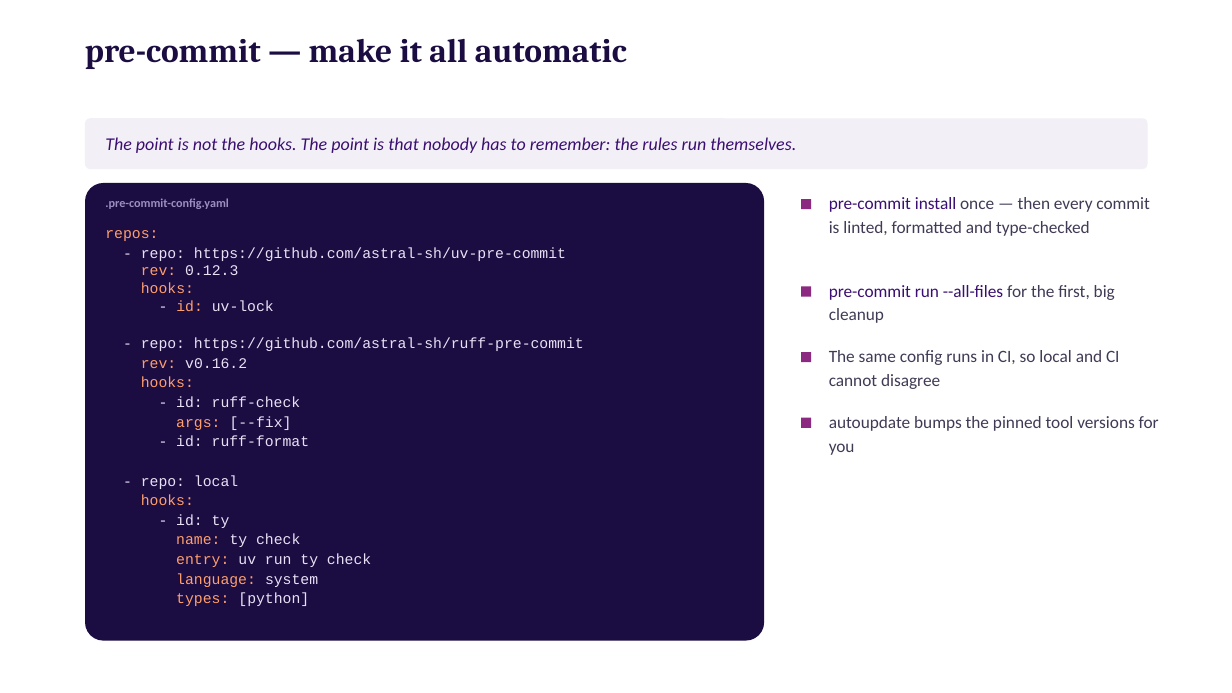
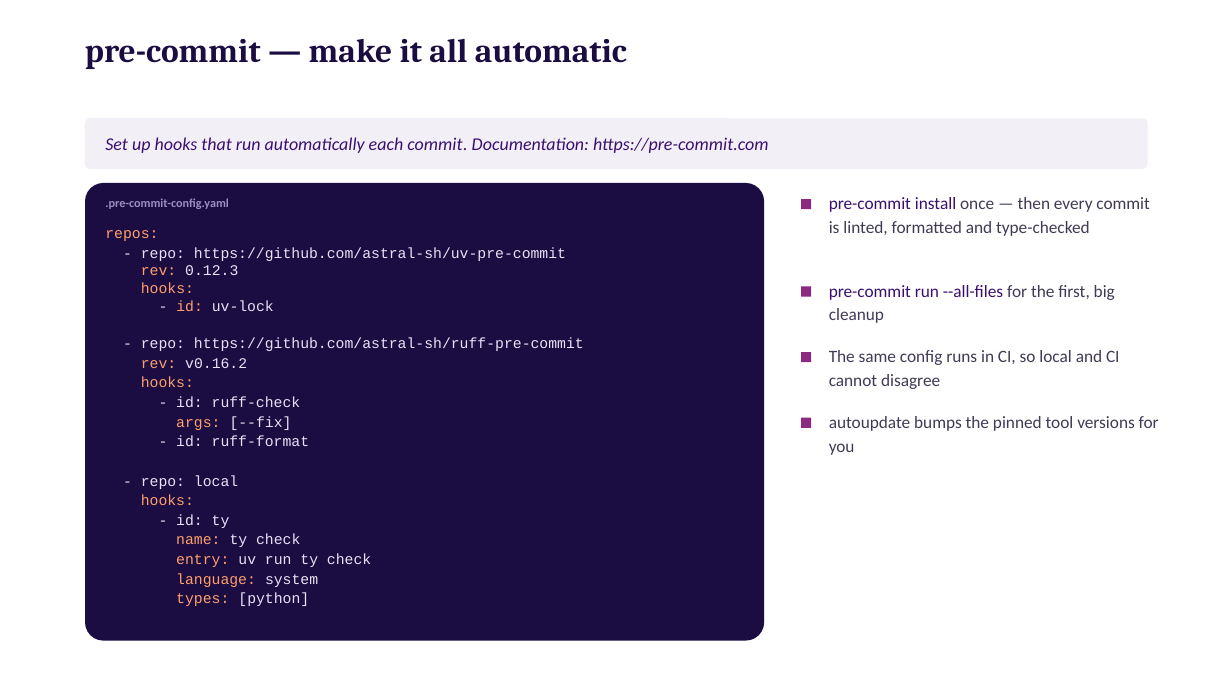
Before and after one commit to bryceshirley/quantum-oscillator, a slide deck: slide 19 of toolbox_talk.pptx. Drawn at 1232x693 pixels with LibreOffice and Linux fonts; fonts in the diff are those of the drawing. Boxes give left, top, right and bottom in pixels: in the first picture for what was removed or moved away, otherwise in the second. Text is boxed around its words. In the diff, an @@ line names an element or a change of style, - is before the commit and + after.

```diff
--- a/toolbox_talk.pptx
+++ b/toolbox_talk.pptx
@@ text at <box>105,137,768,153</box>: text changed @@
-The point is not the hooks. The point is that nobody has to remember: the rules run themselves.
+Set up hooks that run automatically each commit. Documentation: https://pre-commit.com
```
Also in this commit, not shown: 10 other slides changed, 1 slide removed, 1 other file.
